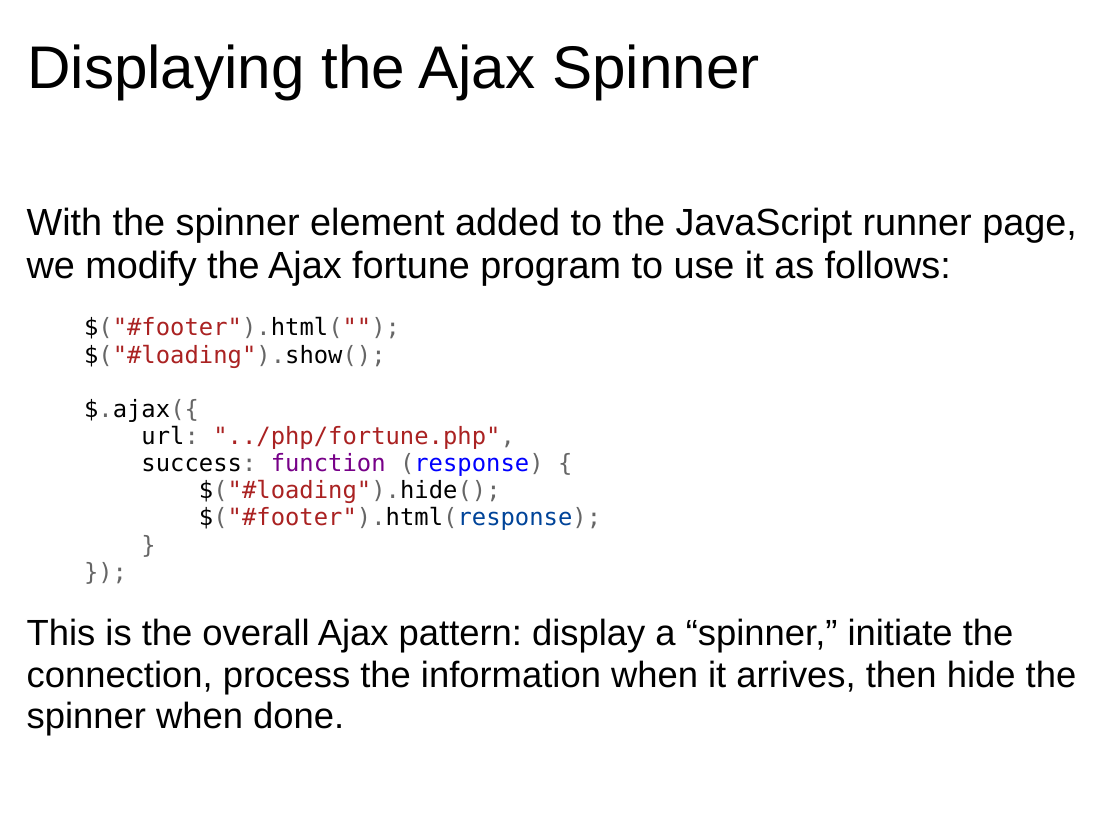
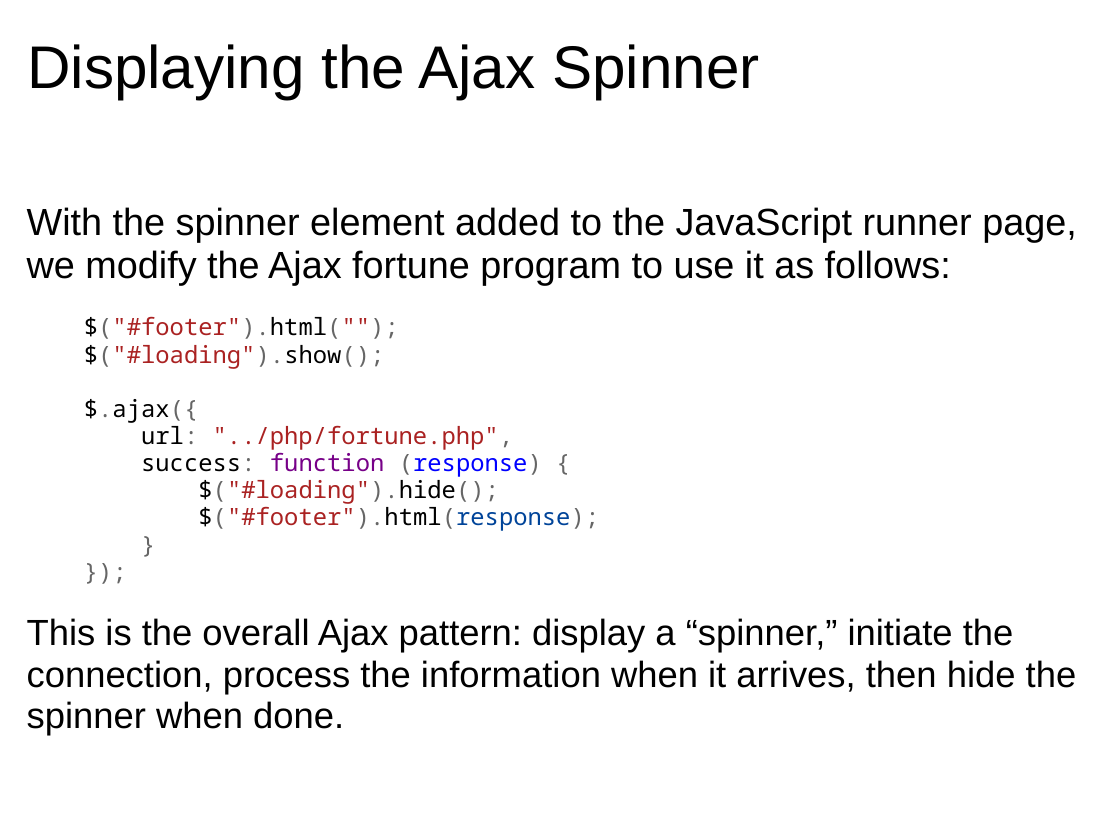
Before and after one commit to dondi/javascript-book, a slide deck: slide 26 of presentations/Chapter_8_Presentation.ppt. Drawn at 1120x840 pixels with LibreOffice and Linux fonts; fonts in the diff are those of the drawing; background and template pictures are left out. Boxes give left, top, right and bottom in pixels: in the first picture for what was removed or moved away, otherwise in the second. Text is boxed around its words. In the diff, an @@ line names an element or a change of style, - is before the commit and + after.

```diff
--- a/presentations/Chapter_8_Presentation.ppt
+++ b/presentations/Chapter_8_Presentation.ppt
@@ text at [84,316,599,531]: font DejaVu Sans Mono to Noto Sans Mono in "$("#footer").html(""); $("#loading").show(); $.ajax({ url: " ..." @@
```
Also in this commit, not shown: 16 other slides changed.
